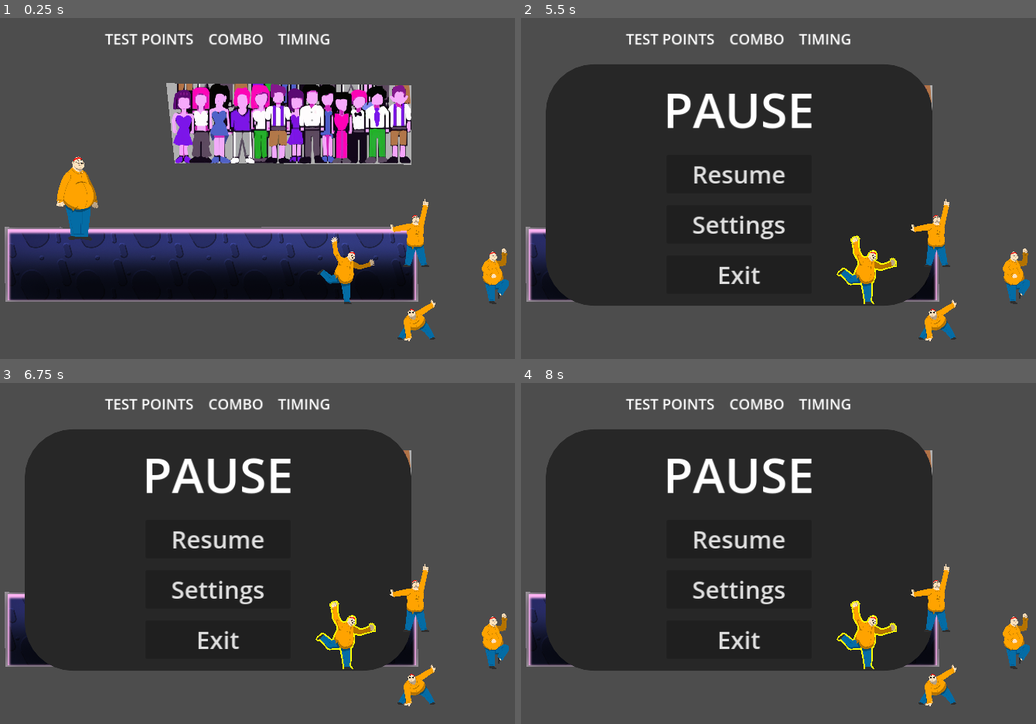
Above: before the commit, frames 1-4 (two rows, left to right).
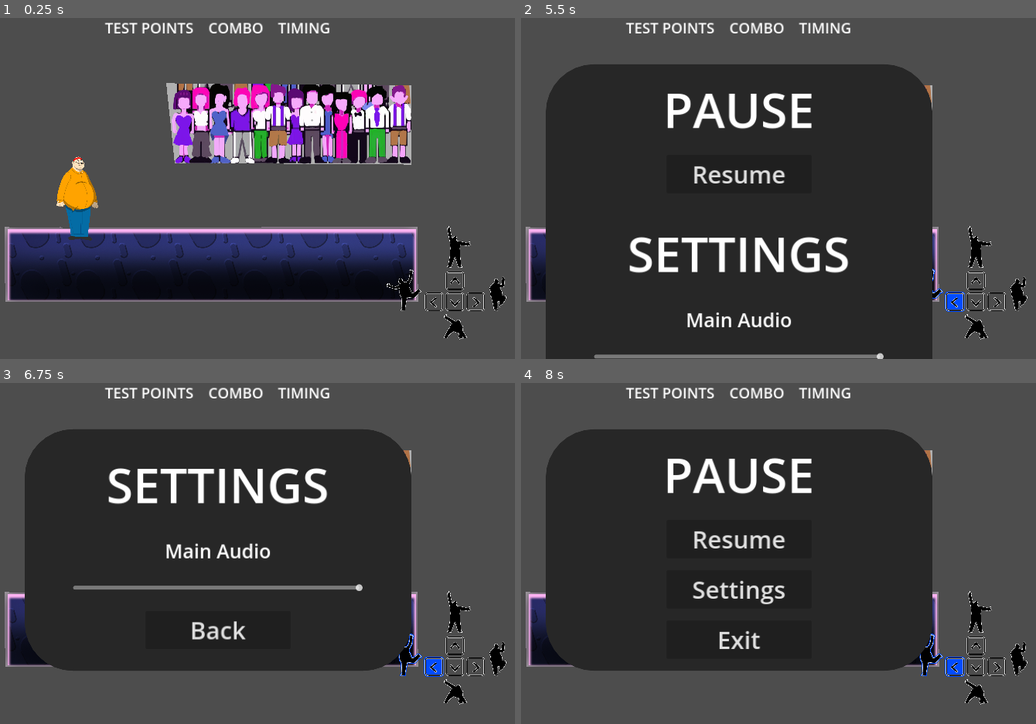
Above: after the commit, the same moments.

Repository: onegm/Scale-Game-Show
Game: Godot game, scene res://levels/Level1.tscn
Same seed, same stepped clock (60 frames per second), same inputs: the game is played once before the commit and once after it. This scene is started directly instead of the project's main scene.
Inputs:
- Up to frame 1 (0.25 s): no input
- Up to frame 2 (5.5 s): tap Enter at 0.5, 2, 3.5 s; hold Right (pose_right) 0.53-1.28 s; tap A (look_left) at 0.6, 1.55, 2.1, 3.05, 3.6, 4.55 s; tap D (look_right) at 0.8, 1.35, 2.3, 2.85, 3.8, 4.35 s; tap Space at 1.25, 2.75, 4.25 s; hold S (size_down) 1.28-2.03 s; hold Right (pose_right) 2.03-2.78 s; hold W (size_up) 2.78-3.53 s; hold Left (pose_left) 3.53-5 s; tap Escape (pause_game) at 4.15 s; click "Settings" at 5 s
- Up to frame 3 (6.75 s): hold S (size_down) 5.78-6.5 s; tap A (look_left) at 5.85 s; tap D (look_right) at 6.05 s; click "Resume" at 6.5 s
- Up to frame 4 (8 s): click "Resume" (after the commit: "Back") at 7.25 s

The runs differ from the first frame. In frame 1, 4.2% of the frame differs, in the area x 20-99%, y 1-95%; in frame 2, 19%, in the area x 4-99%, y 1-100%; in frame 3, 9.3%; in frame 4, 4.5%.

Commit message:
Button highlighting

Diff:
--- a/UI/GUI/gui.gd
+++ b/UI/GUI/gui.gd
@@ -4,11 +4,13 @@
 @onready var ComboLabel: Label = $VBoxContainer/HighContainer/ScoreContainer/ComboLabel
 @onready var TimingLabel: Label = $VBoxContainer/HighContainer/ScoreContainer/TimingLabel
 
+@onready var SizeRect: TextureRect = $VBoxContainer/LowContainer/SizeRect
+@onready var LeftDirRect: TextureRect = $VBoxContainer/LowContainer/LeftDirRect
+@onready var RightDirRect: TextureRect = $VBoxContainer/LowContainer/RightDirRect
+@onready var PosesRect: TextureRect = $VBoxContainer/LowContainer/PosesRect
 
-@onready var DownPoseRect: TextureRect = $VBoxContainer/LowContainer/PosesContainer/VBoxContainer/DownPoseRect
-@onready var UpPoseRect: TextureRect = $VBoxContainer/LowContainer/PosesContainer/VBoxContainer/UpPoseRect
-@onready var LeftPoseRect: TextureRect = $VBoxContainer/LowContainer/PosesContainer/LeftPoseRect
-@onready var RightPoseRect: TextureRect = $VBoxContainer/LowContainer/PosesContainer/RightPoseRect
+var last_size := 0
+var last_dir := 0
 var last_pose := 0
 
 func _ready() -> void:
@@ -20,8 +22,27 @@
 	TimingLabel.set_text(timing)
 
 func _unhandled_input(_event: InputEvent) -> void:
-	#var size_input := int(Input.get_axis("size_down", "size_up"))
-	#var dir_input := int(Input.get_axis("look_left", "look_right"))
+	var size_input := int(Input.get_axis("size_down", "size_up"))
+	if size_input != last_size:
+		if size_input == 0:
+			SizeRect.texture = load("res://UI/Elements/WASD HUD element.png")
+		elif size_input == 1:
+			SizeRect.texture = load("res://UI/Elements/WASD HUD element - W Highlight.png")
+		else:
+			SizeRect.texture = load("res://UI/Elements/WASD HUD element - S Highlight.png")
+	last_size = size_input
+
+	var dir_input := int(Input.get_axis("look_left", "look_right"))
+	if dir_input != last_dir:
+		if dir_input == 0:
+			LeftDirRect.texture.set_atlas(load("res://UI/Elements/WASD HUD element.png"))
+			RightDirRect.texture.set_atlas(load("res://UI/Elements/WASD HUD element.png"))
+		elif dir_input == 1:
+			RightDirRect.texture.set_atlas(load("res://UI/Elements/WASD HUD element - D Highlight.png"))
+		else:
+			LeftDirRect.texture.set_atlas(load("res://UI/Elements/WASD HUD element - A Highlight.png"))
+	last_dir = dir_input
+
 	var pose_input := 0
 
 	if Input.is_action_pressed("pose_down"):
@@ -37,17 +58,14 @@
 		return
 	last_pose = pose_input
 
-	DownPoseRect.material.set_shader_parameter("outline_color", Vector4(1,1,0,0))
-	UpPoseRect.material.set_shader_parameter("outline_color", Vector4(1,1,0,0))
-	LeftPoseRect.material.set_shader_parameter("outline_color", Vector4(1,1,0,0))
-	RightPoseRect.material.set_shader_parameter("outline_color", Vector4(1,1,0,0))
+	PosesRect.texture = load("res://UI/Elements/Arrow Keys HUD element.png")
 
 	match pose_input:
 		1:
-			DownPoseRect.material.set_shader_parameter("outline_color", Vector4(1,1,0,1))
+			PosesRect.texture = load("res://UI/Elements/Arrow Keys HUD element - Down Highlight.png")
 		2:
-			UpPoseRect.material.set_shader_parameter("outline_color", Vector4(1,1,0,1))
+			PosesRect.texture = load("res://UI/Elements/Arrow Keys HUD element - Up Highlight.png")
 		3:
-			LeftPoseRect.material.set_shader_parameter("outline_color", Vector4(1,1,0,1))
+			PosesRect.texture = load("res://UI/Elements/Arrow Keys HUD element - Left Highlight.png")
 		4:
-			RightPoseRect.material.set_shader_parameter("outline_color", Vector4(1,1,0,1))
+			PosesRect.texture = load("res://UI/Elements/Arrow Keys HUD element - Right Highlight.png")
--- a/UI/GUI/gui.tscn
+++ b/UI/GUI/gui.tscn
@@ -1,57 +1,16 @@
-[gd_scene load_steps=12 format=3 uid="uid://bmrollmi4tdrv"]
+[gd_scene load_steps=6 format=3 uid="uid://bmrollmi4tdrv"]
 
 [ext_resource type="Script" path="res://UI/GUI/gui.gd" id="1_7kdd7"]
-[ext_resource type="Shader" path="res://UI/GUI/outline.gdshader" id="1_p8htn"]
-[ext_resource type="Texture2D" uid="uid://bp83h0jcj4asv" path="res://player/Wave.png" id="2_bilfu"]
-[ext_resource type="Texture2D" uid="uid://dxk2uyogtj8jh" path="res://player/Point.png" id="3_250d6"]
-[ext_resource type="Texture2D" uid="uid://cwrgtpdhru3sw" path="res://player/Crouch.png" id="4_fc1lf"]
-[ext_resource type="Texture2D" uid="uid://cbu2f6fe1063e" path="res://player/Fight.png" id="5_b6k44"]
+[ext_resource type="Texture2D" uid="uid://d2iji0gsfyioe" path="res://UI/Elements/WASD HUD element.png" id="2_8dtj7"]
+[ext_resource type="Texture2D" uid="uid://dave7v3x0bl4s" path="res://UI/Elements/Arrow Keys HUD element.png" id="7_pnrr0"]
 
-[sub_resource type="ShaderMaterial" id="ShaderMaterial_ml31y"]
-shader = ExtResource("1_p8htn")
-shader_parameter/line_width = 20.0
-shader_parameter/outline_color = Vector4(1, 1, 0, 0)
+[sub_resource type="AtlasTexture" id="AtlasTexture_of4ji"]
+atlas = ExtResource("2_8dtj7")
+region = Rect2(0, 400, 470, 470)
 
-[sub_resource type="Shader" id="Shader_nc6lw"]
-code = "shader_type canvas_item;
-
-const int angRes = 8;
-
-uniform float line_width = 10.0;
-uniform vec4 outline_color = vec4(1, 1, 0, 1);
-
-void fragment() {
-	float alpha = 0.0;
-	vec2 scale = TEXTURE_PIXEL_SIZE;
-
-	for (int i = 0; i < angRes; i ++) {
-		float angle = 2.0 * PI * float(i) / float(angRes);
-		vec2 disp = scale * line_width * vec2(cos(angle), sin(angle));
-		alpha += texture(TEXTURE, UV + disp).a;
-	}
-
-	if (alpha > 0.0 && texture(TEXTURE, UV).a <= 0.2) {
-		COLOR = outline_color;
-	} else {
-		COLOR = texture(TEXTURE, UV);
-	}
-}
-"
-
-[sub_resource type="ShaderMaterial" id="ShaderMaterial_gkmad"]
-shader = SubResource("Shader_nc6lw")
-shader_parameter/line_width = 20.0
-shader_parameter/outline_color = Vector4(1, 1, 0, 0)
-
-[sub_resource type="ShaderMaterial" id="ShaderMaterial_qi7j1"]
-shader = SubResource("Shader_nc6lw")
-shader_parameter/line_width = 20.0
-shader_parameter/outline_color = Vector4(1, 1, 0, 0)
-
-[sub_resource type="ShaderMaterial" id="ShaderMaterial_o75iv"]
-shader = SubResource("Shader_nc6lw")
-shader_parameter/line_width = 20.0
-shader_parameter/outline_color = Vector4(1, 1, 0, 0)
+[sub_resource type="AtlasTexture" id="AtlasTexture_rbrco"]
+atlas = ExtResource("2_8dtj7")
+region = Rect2(630, 400, 470, 470)
 
 [node name="GUI" type="Control"]
 layout_mode = 3
@@ -69,7 +28,7 @@
 anchor_bottom = 1.0
 grow_horizontal = 2
 grow_vertical = 2
-theme_override_constants/separation = 300
+theme_override_constants/separation = 350
 alignment = 1
 
 [node name="HighContainer" type="HBoxContainer" parent="VBoxContainer"]
@@ -101,45 +60,31 @@
 
 [node name="LowContainer" type="HBoxContainer" parent="VBoxContainer"]
 layout_mode = 2
-theme_override_constants/separation = 500
 alignment = 2
 
-[node name="PosesContainer" type="HBoxContainer" parent="VBoxContainer/LowContainer"]
+[node name="LeftDirRect" type="TextureRect" parent="VBoxContainer/LowContainer"]
+visible = false
+custom_minimum_size = Vector2(300, 300)
 layout_mode = 2
+texture = SubResource("AtlasTexture_of4ji")
+expand_mode = 1
 
-[node name="LeftPoseRect" type="TextureRect" parent="VBoxContainer/LowContainer/PosesContainer"]
-material = SubResource("ShaderMaterial_ml31y")
-custom_minimum_size = Vector2(150, 150)
+[node name="SizeRect" type="TextureRect" parent="VBoxContainer/LowContainer"]
+visible = false
+custom_minimum_size = Vector2(300, 300)
 layout_mode = 2
-size_flags_vertical = 4
-texture = ExtResource("2_bilfu")
+texture = ExtResource("2_8dtj7")
 expand_mode = 1
-flip_h = true
 
-[node name="VBoxContainer" type="VBoxContainer" parent="VBoxContainer/LowContainer/PosesContainer"]
+[node name="RightDirRect" type="TextureRect" parent="VBoxContainer/LowContainer"]
+visible = false
+custom_minimum_size = Vector2(300, 300)
 layout_mode = 2
+texture = SubResource("AtlasTexture_rbrco")
+expand_mode = 1
 
-[node name="UpPoseRect" type="TextureRect" parent="VBoxContainer/LowContainer/PosesContainer/VBoxContainer"]
-material = SubResource("ShaderMaterial_gkmad")
-custom_minimum_size = Vector2(150, 150)
+[node name="PosesRect" type="TextureRect" parent="VBoxContainer/LowContainer"]
+custom_minimum_size = Vector2(300, 300)
 layout_mode = 2
-texture = ExtResource("3_250d6")
+texture = ExtResource("7_pnrr0")
 expand_mode = 1
-flip_h = true
-
-[node name="DownPoseRect" type="TextureRect" parent="VBoxContainer/LowContainer/PosesContainer/VBoxContainer"]
-material = SubResource("ShaderMaterial_qi7j1")
-custom_minimum_size = Vector2(150, 150)
-layout_mode = 2
-texture = ExtResource("4_fc1lf")
-expand_mode = 1
-flip_h = true
-
-[node name="RightPoseRect" type="TextureRect" parent="VBoxContainer/LowContainer/PosesContainer"]
-material = SubResource("ShaderMaterial_o75iv")
-custom_minimum_size = Vector2(150, 150)
-layout_mode = 2
-size_flags_vertical = 4
-texture = ExtResource("5_b6k44")
-expand_mode = 1
-flip_h = true
--- a/UI/main_menu/menu_screen.tscn
+++ b/UI/main_menu/menu_screen.tscn
@@ -1,7 +1,10 @@
-[gd_scene load_steps=3 format=3 uid="uid://cc838hd7f3grk"]
+[gd_scene load_steps=6 format=3 uid="uid://cc838hd7f3grk"]
 
 [ext_resource type="Script" path="res://UI/main_menu/menu_screen.gd" id="1_3k7ia"]
+[ext_resource type="Texture2D" uid="uid://bjh215te32wci" path="res://UI/Elements/Play Button HUD element.png" id="2_fxysb"]
 [ext_resource type="PackedScene" uid="uid://76mxnx5v1b1o" path="res://UI/settings_menu/settings_menu.tscn" id="2_ml36l"]
+[ext_resource type="Texture2D" uid="uid://cy15krhasa4vx" path="res://UI/Elements/Settings Button HUD element.png" id="3_twsxa"]
+[ext_resource type="Texture2D" uid="uid://whouqq7t6ovp" path="res://UI/Elements/Quit Button HUD element.png" id="4_uy6kd"]
 
 [node name="MenuScreen" type="Control"]
 layout_mode = 3
@@ -23,7 +26,7 @@
 
 [node name="VBoxContainer" type="VBoxContainer" parent="MainMenu"]
 layout_mode = 2
-theme_override_constants/separation = 50
+theme_override_constants/separation = 30
 alignment = 1
 
 [node name="GameName" type="RichTextLabel" parent="MainMenu/VBoxContainer"]
@@ -34,29 +37,32 @@
 fit_content = true
 autowrap_mode = 0
 
-[node name="StartBtn" type="Button" parent="MainMenu/VBoxContainer"]
-custom_minimum_size = Vector2(300, 0)
+[node name="StartBtn" type="TextureButton" parent="MainMenu/VBoxContainer"]
+custom_minimum_size = Vector2(300, 80)
 layout_mode = 2
 size_flags_horizontal = 4
 focus_mode = 0
-theme_override_font_sizes/font_size = 50
-text = "Play"
+texture_normal = ExtResource("2_fxysb")
+ignore_texture_size = true
+stretch_mode = 0
 
-[node name="SettingsBtn" type="Button" parent="MainMenu/VBoxContainer"]
-custom_minimum_size = Vector2(300, 0)
+[node name="SettingsBtn" type="TextureButton" parent="MainMenu/VBoxContainer"]
+custom_minimum_size = Vector2(300, 80)
 layout_mode = 2
 size_flags_horizontal = 4
 focus_mode = 0
-theme_override_font_sizes/font_size = 50
-text = "Settings"
+texture_normal = ExtResource("3_twsxa")
+ignore_texture_size = true
+stretch_mode = 0
 
-[node name="QuitBtn" type="Button" parent="MainMenu/VBoxContainer"]
-custom_minimum_size = Vector2(300, 0)
+[node name="QuitBtn" type="TextureButton" parent="MainMenu/VBoxContainer"]
+custom_minimum_size = Vector2(300, 80)
 layout_mode = 2
 size_flags_horizontal = 4
 focus_mode = 0
-theme_override_font_sizes/font_size = 50
-text = "Quit"
+texture_normal = ExtResource("4_uy6kd")
+ignore_texture_size = true
+stretch_mode = 0
 
 [node name="SettingsMenu" parent="." instance=ExtResource("2_ml36l")]
 layout_mode = 1
--- a/UI/pause_menu/pause_menu.gd
+++ b/UI/pause_menu/pause_menu.gd
@@ -2,10 +2,10 @@
 
 func _input(_event: InputEvent) -> void:
 	if Input.is_action_just_pressed("pause_game") && !get_tree().paused:
-		get_tree().paused = true
 		move_up()
 
 func move_up():
+	get_tree().paused = true
 	var tween = get_tree().create_tween().set_pause_mode(Tween.TWEEN_PAUSE_PROCESS)
 	tween.set_trans(Tween.TRANS_CUBIC)
 	tween.tween_property(self, "position", Vector2(0, 0), 0.8)
--- a/levels/Level1.tscn
+++ b/levels/Level1.tscn
@@ -22,8 +22,8 @@
 
 [node name="UI" type="CanvasLayer" parent="."]
 
+[node name="GUI" parent="UI" instance=ExtResource("5_rg4bk")]
+
 [node name="PauseMenu" parent="UI" instance=ExtResource("4_gf4vr")]
 offset_top = 720.0
 offset_bottom = 720.0
-
-[node name="GUI" parent="UI" instance=ExtResource("5_rg4bk")]
--- a/player/player.tscn
+++ b/player/player.tscn
@@ -85,7 +85,7 @@
 flip_h = true
 
 [node name="Collision" type="CollisionShape2D" parent="."]
-position = Vector2(-2.5, -64)
+position = Vector2(-21, -64)
 shape = SubResource("RectangleShape2D_b0fiy")
 
 [node name="Anim" type="AnimationPlayer" parent="."]
